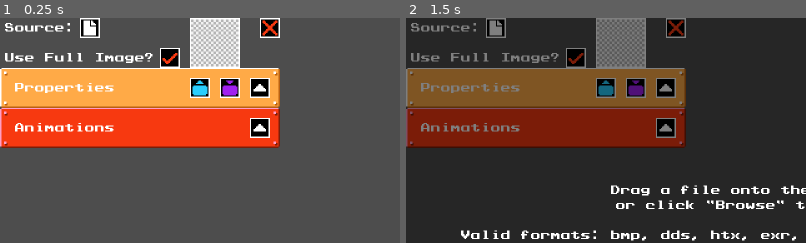
Above: before the commit, frames 1-2 (left to right).
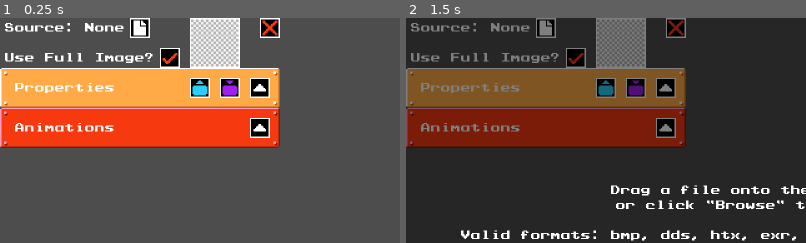
Above: after the commit, the same moments.

Repository: Tsank35/SMB1R-Resource-Pack-Tool
Game: Godot game, scene res://Scenes/Components/Sprite/SpriteSource.tscn
The game is run twice, just before and just after one commit, with the same random seed, the same clock (stepped at 60 frames per second) and the same inputs. This scene is started directly instead of the project's main scene.
Inputs (mouse positions are % of the whole screen's width and height, from its top left; square brackets give the same spot before the commit, where the layout moved):
- Up to frame 1 (0.25 s): no input
- Up to frame 2 (1.5 s): click (18, 2) [11, 2] at 0.5 s; click (21, 9) at 1.25 s
The pictures show only the part of the screen within x 0-50%, y 0-50%; the shares and areas given below are measured in that part.

The runs differ from the first frame. In frame 1, 1.0% of the frame differs, in the area x 20-38%, y 0-9%; in frame 2, 0.9%.

Commit message:
Display "Source: None" if there is no source

Diff:
--- a/Scenes/Components/Music/BGMBlock.tscn
+++ b/Scenes/Components/Music/BGMBlock.tscn
@@ -28,7 +28,7 @@
 
 [node name="Label" type="Label" parent="VBox/Contents/VBox/Source" index="0"]
 layout_mode = 2
-text = "Source:"
+text = "Source: None"
 
 [node name="FileButton" parent="VBox/Contents/VBox/Source" index="1" instance=ExtResource("2_7y0ql")]
 layout_mode = 2
--- a/Scenes/Components/Music/MusicSource.tscn
+++ b/Scenes/Components/Music/MusicSource.tscn
@@ -23,7 +23,7 @@
 
 [node name="Label" type="Label" parent="Source"]
 layout_mode = 2
-text = "Source:"
+text = "Source: None"
 
 [node name="NewFileButton" parent="Source" instance=ExtResource("1_rllca")]
 layout_mode = 2
--- a/Scenes/Components/Sprite/SpriteSource.tscn
+++ b/Scenes/Components/Sprite/SpriteSource.tscn
@@ -36,7 +36,7 @@
 [node name="Label" type="Label" parent="HBox/Settings/Source"]
 layout_mode = 2
 size_flags_vertical = 0
-text = "Source:"
+text = "Source: None"
 
 [node name="FileButton" parent="HBox/Settings/Source" instance=ExtResource("2_fi56a")]
 layout_mode = 2
--- a/Scripts/Components/Music/BGMBlock.gd
+++ b/Scripts/Components/Music/BGMBlock.gd
@@ -17,14 +17,15 @@
 
 func set_path(value: String) -> void:
 	path = value
-	source_label.text = "Source: " + path
 	if path:
+		source_label.text = "Source: " + path
 		audio = Global.load_audio(Global.music_path.get_base_dir().path_join(path))
 		if audio:
 			audio.resource_name = path.get_file()
 		else:
 			MessageLog.log_error("Invalid audio.", source)
 	else:
+		source_label.text = "Source: None"
 		audio = null
 	listen_button.visible = audio != null
 
--- a/Scripts/Components/Music/MusicSource.gd
+++ b/Scripts/Components/Music/MusicSource.gd
@@ -16,8 +16,8 @@
 
 func set_path(value: String) -> void:
 	path = value
-	label.text = "Source: " + path
 	if path:
+		label.text = "Source: " + path
 		use_bgm = path.get_extension() == "bgm"
 		if use_bgm:
 			var json := Global.read_json(get_full_path())
@@ -36,6 +36,7 @@
 				audio = null
 				MessageLog.log_error("Audio not found: " + path, self)
 	else:
+		label.text = "Source: None"
 		audio = null
 		use_bgm = false
 	listen_button.visible = audio != null
--- a/Scripts/Components/Sprite/SpriteSource.gd
+++ b/Scripts/Components/Sprite/SpriteSource.gd
@@ -44,8 +44,8 @@
 
 func set_path(value: String) -> void:
 	path = value
-	source_label.text = "Source: " + path
 	if path:
+		source_label.text = "Source: " + path
 		var full_path := Global.sprite_path.get_base_dir().path_join(path)
 		if FileAccess.file_exists(full_path):
 			texture = ImageTexture.create_from_image(Image.load_from_file(full_path))
@@ -53,6 +53,7 @@
 			texture = null
 			MessageLog.log_error("Image not found: " + path, self)
 	else:
+		source_label.text = "Source: None"
 		texture = null
 
 func update_image() -> void:
